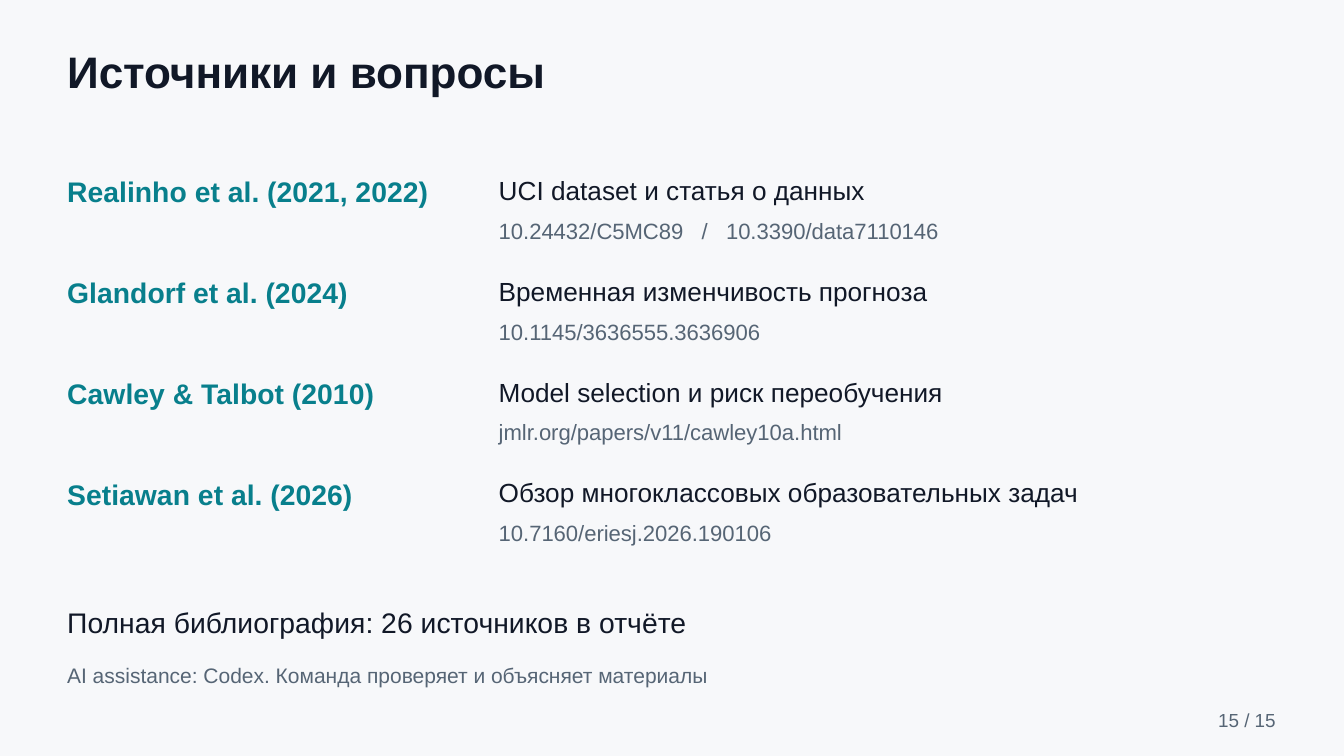
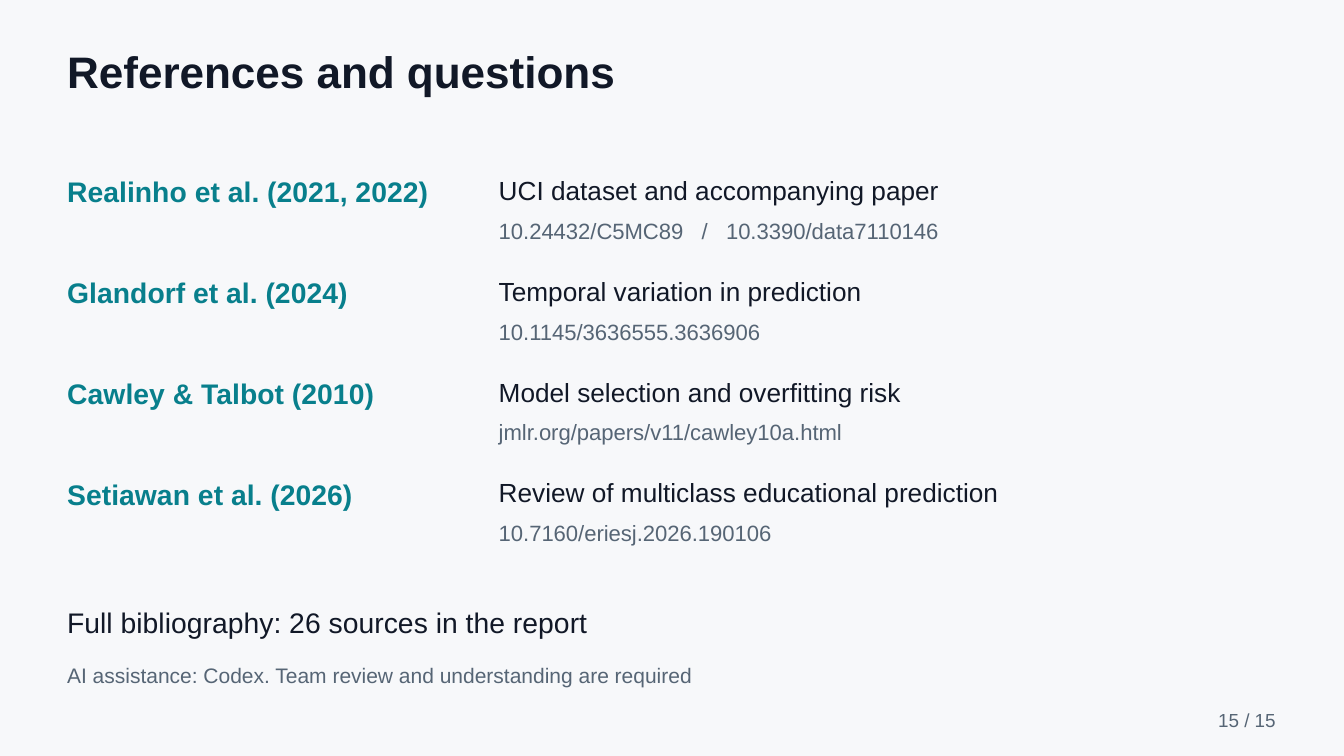
Before and after one commit to ansarchik17/machine_learning_final, a slide deck: slide 15 of output/presentation/student_outcomes_presentation.pptx. Drawn at 1344x756 pixels with LibreOffice and Linux fonts; fonts in the diff are those of the drawing. Boxes give left, top, right and bottom in pixels: in the first picture for what was removed or moved away, otherwise in the second. Text is boxed around its words. In the diff, an @@ line names an element or a change of style, - is before the commit and + after.

Commit message:
Translate report proposal and defense materials into English

```diff
--- a/output/presentation/student_outcomes_presentation.pptx
+++ b/output/presentation/student_outcomes_presentation.pptx
@@ text at bbox=[67, 56, 615, 96]: text changed @@
-Источники и вопросы
+References and questions
@@ text at bbox=[499, 181, 938, 206]: text changed @@
-UCI dataset и статья о данных
+UCI dataset and accompanying paper
@@ text at bbox=[499, 282, 862, 307]: text changed @@
-Временная изменчивость прогноза
+Temporal variation in prediction
@@ text at bbox=[499, 383, 901, 407]: text changed @@
-Model selection и риск переобучения
+Model selection and overfitting risk
@@ text at bbox=[499, 483, 998, 508]: text changed @@
-Обзор многоклассовых образовательных задач
+Review of multiclass educational prediction
@@ text at bbox=[67, 612, 587, 638]: text changed @@
-Полная библиография: 26 источников в отчёте
+Full bibliography: 26 sources in the report
@@ text at bbox=[67, 668, 692, 688]: text changed @@
-AI assistance: Codex. Команда проверяет и объясняет материалы
+AI assistance: Codex. Team review and understanding are required
```
Also in this commit, not shown: 13 other slides changed, 1 slide added, 1 slide removed, 21 other files.
